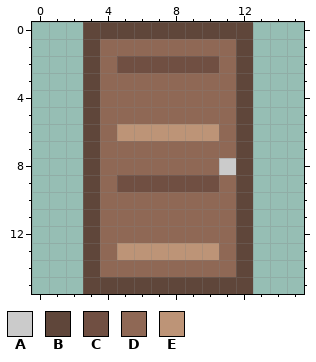
One commit to this pixel-art sprite: Last Hope/Assets/Sprites/Objects/porte.png. The picture above is the old version.
The file is 16x16 pixels. Colours within 5 levels of each other are drawn and written as one.
Palette (. is transparent): A #cbcbcb  B #5f463a  C #704f42  D #8f6855  E #bd9477
Now the later version:
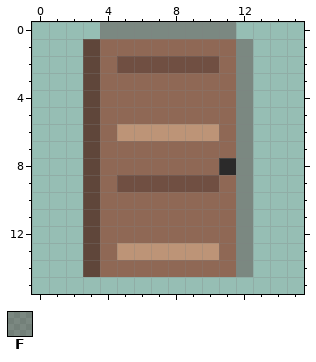
Colours new in this view: F #451c1c55
The edit:
colour A: #cbcbcb -> #2b2a2a
y 0: x 3..12 BBBBBBBBBB -> .FFFFFFFF.
y 1..14: x 12 B -> F
y 15: x 3..12 BBBBBBBBBB -> ..........
Where, in picture pixels (left, top, right, bottom), the same in both pictures:
changed: (83, 22, 253, 294)
